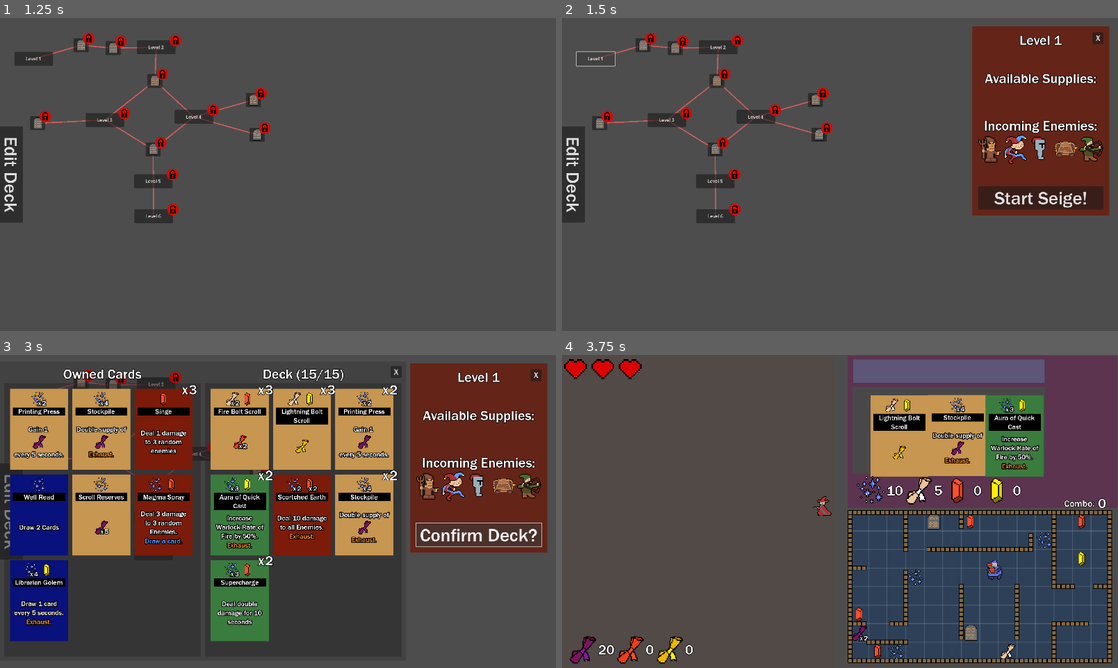
Above: before the commit, frames 1-4 (two rows, left to right).
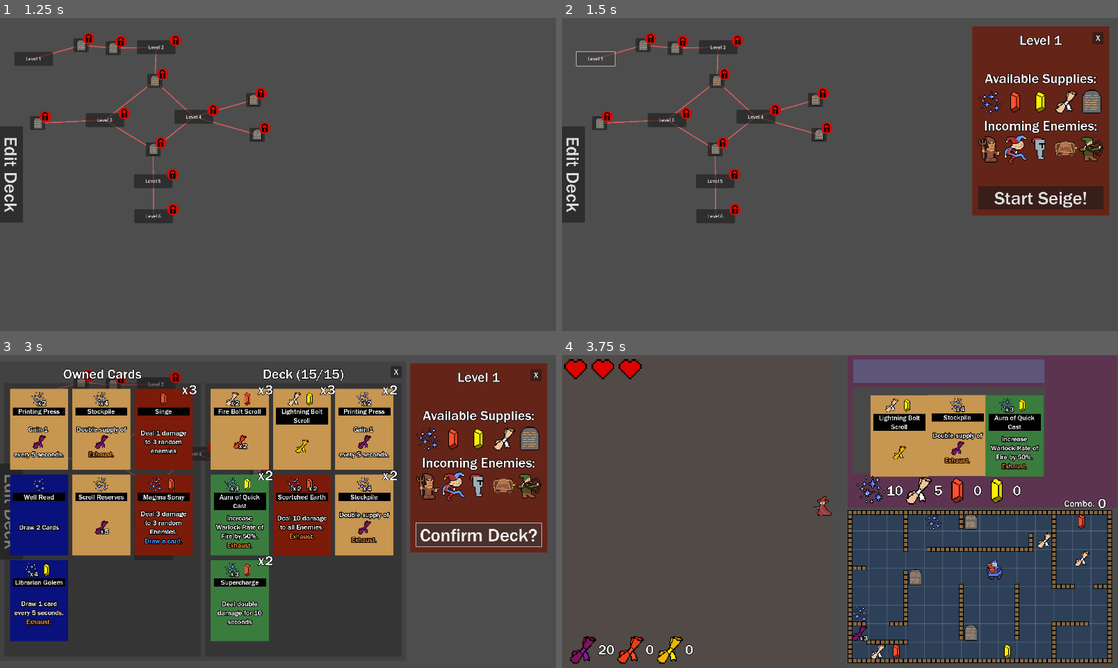
Above: after the commit, the same moments.

Repository: oliveman521/We-Wizards-Three
Game: Godot game, scene res://Scenes/Menus/MainMenu.tscn
Same seed, same stepped clock (60 frames per second), same inputs: the game is played once before the commit and once after it.
Inputs:
- Up to frame 1 (1.25 s): click "Play!" at 0.5 s
- Up to frame 2 (1.5 s): click "Level 1" at 1.25 s
- Up to frame 3 (3 s): click "Level 1" at 2 s; click "Start Seige!" at 2.75 s
- Up to frame 4 (3.75 s): click "Confirm Deck?" at 3.5 s

Frame 1 is identical in both runs. In frame 2, 0.7% of the frame differs, in the area x 74-97%, y 22-31%; in frame 3, 0.7%; in frame 4, 0.8%, in the area x 52-95%, y 51-98%.

Commit message:
Refactored Pickup Spawner logic to all live on the storeroom manager

Diff:
--- a/Scenes/GameScene.tscn
+++ b/Scenes/GameScene.tscn
@@ -22,7 +22,6 @@
 [ext_resource type="Resource" uid="uid://bb24w4yw0g0k" path="res://Supplies/Lightning_Gem.tres" id="13_k5kcy"]
 [ext_resource type="LabelSettings" uid="uid://cpmxmv1dxwx7s" path="res://UI/Fonts/medium_text.tres" id="14_03ooj"]
 [ext_resource type="LabelSettings" uid="uid://csj8lqpyqucr2" path="res://UI/Fonts/large_text.tres" id="14_ap4t0"]
-[ext_resource type="Script" path="res://Scripts/Pickup_Spawner.gd" id="14_upnrk"]
 [ext_resource type="Script" path="res://UI/Combo Num UI.gd" id="15_amw6x"]
 [ext_resource type="Script" path="res://Scenes/Levels/storeroom_size_constrainer.gd" id="15_e7bj7"]
 [ext_resource type="TileSet" uid="uid://cynof41cb1hco" path="res://Scenes/Levels/StoreroomTiles.tres" id="16_355m6"]
@@ -180,6 +179,8 @@
 unique_name_in_owner = true
 position = Vector2(995, 548)
 script = ExtResource("7_jcmi4")
+available_supplies = Array[Resource("res://Supplies/Supply.gd")]([ExtResource("10_leahy"), ExtResource("10_uhmuu"), ExtResource("12_i116q"), ExtResource("13_k5kcy"), ExtResource("4_gwhl1"), ExtResource("17_pouyb")])
+repeat_spawn_curve = SubResource("Curve_o25to")
 
 [node name="Background" type="ColorRect" parent="Storeroom Manager"]
 offset_right = 896.0
@@ -212,9 +213,6 @@
 [node name="Pickup Spawner" type="Node2D" parent="Storeroom Manager"]
 unique_name_in_owner = true
 position = Vector2(0, 3)
-script = ExtResource("14_upnrk")
-kinds_of_pickup = Array[Resource("res://Supplies/Supply.gd")]([ExtResource("10_leahy"), ExtResource("10_uhmuu"), ExtResource("12_i116q"), ExtResource("13_k5kcy"), ExtResource("4_gwhl1"), ExtResource("17_pouyb")])
-repeat_spawn_curve = SubResource("Curve_o25to")
 
 [node name="Apprentice Character" type="CharacterBody2D" parent="Storeroom Manager"]
 unique_name_in_owner = true
--- a/Scenes/Level Select Map/LevelInfoPanel.gd
+++ b/Scenes/Level Select Map/LevelInfoPanel.gd
@@ -24,6 +24,7 @@
 	for supply: Supply in level_data.supplies_present:
 		var icon_UI: Node = ICON_UI_PREFAB.instantiate() as TextureRect
 		icon_UI.texture = supply.icon
+		icon_UI.modulate = supply.color
 		supply_icons_container.add_child(icon_UI)
 
 	for c: Node in enemy_icons_container.get_children():
--- a/Scenes/Level Select Map/card_unlock_panel.tscn
+++ b/Scenes/Level Select Map/card_unlock_panel.tscn
@@ -6,7 +6,7 @@
 [ext_resource type="PackedScene" uid="uid://6685qupifd8s" path="res://Cards/Card Pool/card_fire_scroll_recipe.tscn" id="4_oup2b"]
 
 [node name="Card Unlock Panel" type="MarginContainer"]
-offset_left = 1284.0
+offset_left = 1373.0
 offset_top = 84.0
 offset_right = 1843.0
 offset_bottom = 736.0
--- a/Scenes/Levels/template_level.tscn
+++ b/Scenes/Levels/template_level.tscn
@@ -1,14 +1,20 @@
-[gd_scene load_steps=6 format=3 uid="uid://ddavd71iwja5g"]
+[gd_scene load_steps=11 format=3 uid="uid://ddavd71iwja5g"]
 
 [ext_resource type="Script" path="res://Scenes/Levels/LevelData.gd" id="1_85615"]
 [ext_resource type="Script" path="res://Scenes/Levels/feed_tape_debug_graphic.gd" id="2_dexwh"]
+[ext_resource type="Resource" uid="uid://dun667tokfc1l" path="res://Supplies/essence.tres" id="2_yhil6"]
+[ext_resource type="Resource" uid="uid://br1k5yssu1q83" path="res://Supplies/Fire_Gem.tres" id="3_65252"]
 [ext_resource type="Script" path="res://Scenes/Levels/storeroom_size_constrainer.gd" id="3_fgxky"]
 [ext_resource type="Script" path="res://Scripts/Grid.gd" id="3_jg26i"]
+[ext_resource type="Resource" uid="uid://bb24w4yw0g0k" path="res://Supplies/Lightning_Gem.tres" id="4_hrod8"]
 [ext_resource type="TileSet" uid="uid://cynof41cb1hco" path="res://Scenes/Levels/StoreroomTiles.tres" id="5_5j6hp"]
+[ext_resource type="Resource" uid="uid://dgsybemasha7i" path="res://Supplies/Blank_Scroll.tres" id="5_m6hne"]
+[ext_resource type="Resource" uid="uid://bjgnfhrpwmh30" path="res://Supplies/Tablet.tres" id="6_ay8j8"]
 
 [node name="Level Data" type="Node2D"]
 script = ExtResource("1_85615")
 level_name = "Template Level"
+supplies_present = Array[Resource("res://Supplies/Supply.gd")]([ExtResource("2_yhil6"), ExtResource("3_65252"), ExtResource("4_hrod8"), ExtResource("5_m6hne"), ExtResource("6_ay8j8")])
 
 [node name="Storeroom Layout" type="Node2D" parent="."]
 
--- a/Scenes/StoreroomManager.gd
+++ b/Scenes/StoreroomManager.gd
@@ -2,6 +2,16 @@
 class_name StoreroomManager
 
 @onready var storeroom_tile_map: TileMap = %"Storeroom Tile Map"
+@onready var pickup_spawner: Node2D = %"Pickup Spawner"
+var pickup_prefab: PackedScene = preload("uid://5g7xihe0lyk3")
+
+@export var available_supplies : Array[Supply]
+@export var repeat_spawn_curve : Curve
+
+var minimum_pickups: int = 12
+var grid: Grid:
+	get: return %Grid
+
 
 func _ready() -> void:
 	GameManager.storeroom_Manager = self
@@ -11,3 +21,82 @@
 		storeroom_tile_map.queue_free()
 	storeroom_tile_map = new_layout.duplicate()
 	add_child(storeroom_tile_map)
+
+
+var spawned_pickups: Array[Pickup]:
+	get:
+		var pickups: Array[Pickup] = []
+		for pickup: Node2D in pickup_spawner.get_children():
+			if pickup is Pickup:
+				pickups.append(pickup as Pickup)
+		return pickups
+
+func how_many_of_supply_are_spawned(supply: Supply) -> int:
+	var count: int = 0
+	for pickup: Pickup in spawned_pickups:
+		if pickup.supply_to_be_gained.resource_path == supply.resource_path:
+			count += 1
+	return count
+
+# Called every frame. 'delta' is the elapsed time since the previous frame.
+func _process(_delta: float) -> void:
+	if pickup_spawner.get_children().size() < minimum_pickups:
+		spawn_pickup()
+
+func choose_random_pickup_type() -> Supply:
+	var spawn_rate_dict: Dictionary = {}
+
+	for supply: Supply in available_supplies:
+		var spawn_rate: float = supply.pickup_spawn_rate
+		if spawned_pickups.size() > 0:
+			var percent_of_pickup_population: float = how_many_of_supply_are_spawned(supply) as float / spawned_pickups.size()
+			spawn_rate *= repeat_spawn_curve.sample(percent_of_pickup_population)
+		spawn_rate_dict[supply] = spawn_rate
+
+	#sum of all entries
+	var highest_roll: float = spawn_rate_dict.values().reduce(func(i: float, accum: float)-> float: return accum + i)
+	var roll := randf_range(0,highest_roll)
+
+	#for supply: Supply in spawn_rate_dict.keys():
+	#	print(supply.spawn_rate , " modified spawn rate:  ", spawn_rate_dict[supply])
+
+	var sum: float = 0
+	for supply: Supply in spawn_rate_dict.keys():
+		sum += spawn_rate_dict[supply]
+		if roll <= sum:
+			return supply
+
+	print(roll, " Sum: ", sum, " Max Roll: ", highest_roll)
+	print("failed to select a pickup to spawn")
+	return null
+
+func spawn_pickup() -> void:
+	const min_cells_from_player = 2
+	var min_dist_from_player: float = min_cells_from_player * grid.cell_size.x
+
+	var pickup_type: Supply = choose_random_pickup_type() as Supply
+	var new_pickup: Pickup = pickup_prefab.instantiate() as Pickup
+
+	pickup_spawner.add_child(new_pickup)
+
+	var cell: Vector2
+	for i in range(1000): #TODO this is bad
+		cell = grid.get_random_cell()
+		var cell_pos: Vector2 = grid.cell_to_world_pos(cell)
+		var dist: float = cell_pos.distance_to(GameManager.apprentice_character.global_position)
+		var player_too_close: bool = dist < min_dist_from_player
+
+		if not player_too_close and not does_cell_have_pickup(cell):
+			break
+
+	if not cell:
+		print("failed to find empty cell far enough from player")
+
+	new_pickup.global_position = grid.cell_to_world_pos(cell)
+	new_pickup.set_type_of_pickup(pickup_type, randi_range(pickup_type.pickup_count_min, pickup_type.pickup_count_max))
+
+func does_cell_have_pickup(cell_pos: Vector2) -> bool:
+	for pickup: Pickup in spawned_pickups:
+		if pickup.global_position == grid.cell_to_world_pos(cell_pos):
+			return true
+	return false
--- a/Scripts/GameManager.gd
+++ b/Scripts/GameManager.gd
@@ -91,6 +91,7 @@
 	await get_tree().current_scene.ready
 	enemy_manager.load_feed_tape(level.enemy_feed_tape) #Load in the feed tape
 	storeroom_Manager.load_new_layout(level.storeroom_tile_map)
+
 	#TODO whatever else needs to be initialized. Probably starting resources and such
 
 
--- a/Scripts/Pickup_Spawner.gd
+++ /dev/null
@@ -1,89 +0,0 @@
-extends Node2D
-class_name PickupSpawner
-
-var minimum_pickups: int = 12
-
-var grid: Grid:
-	get: return %Grid
-
-var pickup_prefab: PackedScene = preload("uid://5g7xihe0lyk3")
-
-@export var kinds_of_pickup : Array[Supply]
-@export var repeat_spawn_curve : Curve
-
-var available_pickups: Array[Pickup]:
-	get:
-		var pickups: Array[Pickup] = []
-		for pickup: Node2D in get_children():
-			if pickup is Pickup:
-				pickups.append(pickup as Pickup)
-		return pickups
-
-func how_many_of_supply_are_spawned(supply: Supply) -> int:
-	var count: int = 0
-	for pickup: Pickup in available_pickups:
-		if pickup.supply_to_be_gained.resource_path == supply.resource_path:
-			count += 1
-	return count
-
-# Called every frame. 'delta' is the elapsed time since the previous frame.
-func _process(_delta: float) -> void:
-	if get_children().size() < minimum_pickups:
-		spawn_pickup()
-
-func choose_random_pickup_type() -> Supply:
-	var spawn_rate_dict: Dictionary = {}
-
-	for supply: Supply in kinds_of_pickup:
-		var spawn_rate: float = supply.pickup_spawn_rate
-		if available_pickups.size() > 0:
-			var percent_of_pickup_population: float = how_many_of_supply_are_spawned(supply) as float / available_pickups.size()
-			spawn_rate *= repeat_spawn_curve.sample(percent_of_pickup_population)
-		spawn_rate_dict[supply] = spawn_rate
-
-	var highest_roll: float = spawn_rate_dict.values().reduce(func(i: float, accum: float)-> float: return accum + i)
-	var roll := randf_range(0,highest_roll)
-
-	#for supply: Supply in spawn_rate_dict.keys():
-	#	print(supply.spawn_rate , " modified spawn rate:  ", spawn_rate_dict[supply])
-
-	var sum: float = 0
-	for supply: Supply in spawn_rate_dict.keys():
-		sum += spawn_rate_dict[supply]
-		if roll <= sum:
-			return supply
-
-	print(roll, " Sum: ", sum, " Max Roll: ", highest_roll)
-	print("failed to select a pickup to spawn")
-	return null
-
-func spawn_pickup() -> void:
-	const min_cells_from_player = 2
-	var min_dist_from_player: float = min_cells_from_player * grid.cell_size.x
-
-	var pickup_type: Supply = choose_random_pickup_type() as Supply
-	var new_pickup: Pickup = pickup_prefab.instantiate() as Pickup
-
-	add_child(new_pickup)
-
-	var cell: Vector2
-	for i in range(1000): #TODO this is bad
-		cell = grid.get_random_cell()
-		var cell_pos: Vector2 = grid.cell_to_world_pos(cell)
-		var dist: float = cell_pos.distance_to(GameManager.apprentice_character.global_position)
-		var player_too_close: bool = dist < min_dist_from_player
-
-		if not player_too_close and not does_cell_have_pickup(cell):
-			break
-
-	if not cell:
-		print("failed to find empty cell far enough from player")
-
-	new_pickup.global_position = grid.cell_to_world_pos(cell)
-	new_pickup.set_type_of_pickup(pickup_type, randi_range(pickup_type.pickup_count_min, pickup_type.pickup_count_max))
-
-func does_cell_have_pickup(cell_pos: Vector2) -> bool:
-	for pickup: Pickup in available_pickups:
-		if pickup.global_position == grid.cell_to_world_pos(cell_pos):
-			return true
-	return false
Not shown: 1 places in Scenes/GameScene.tscn that only renumber resources
